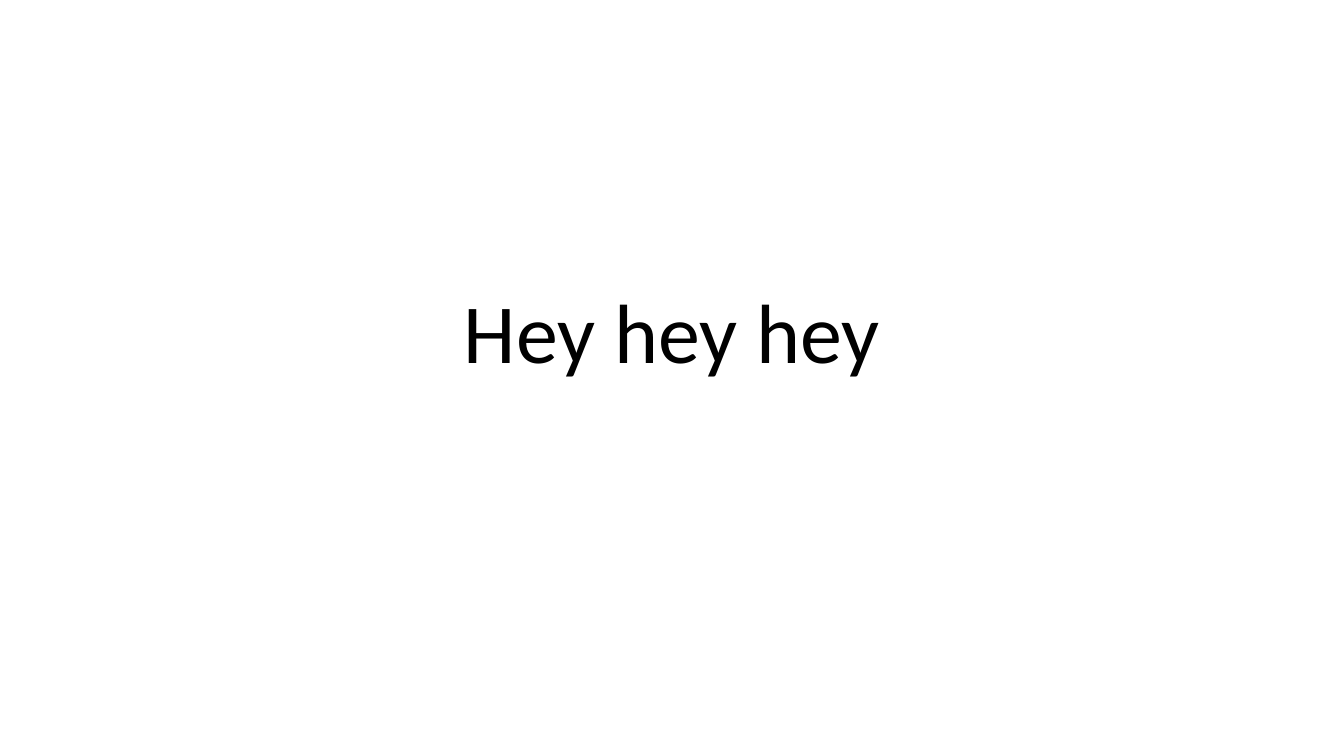
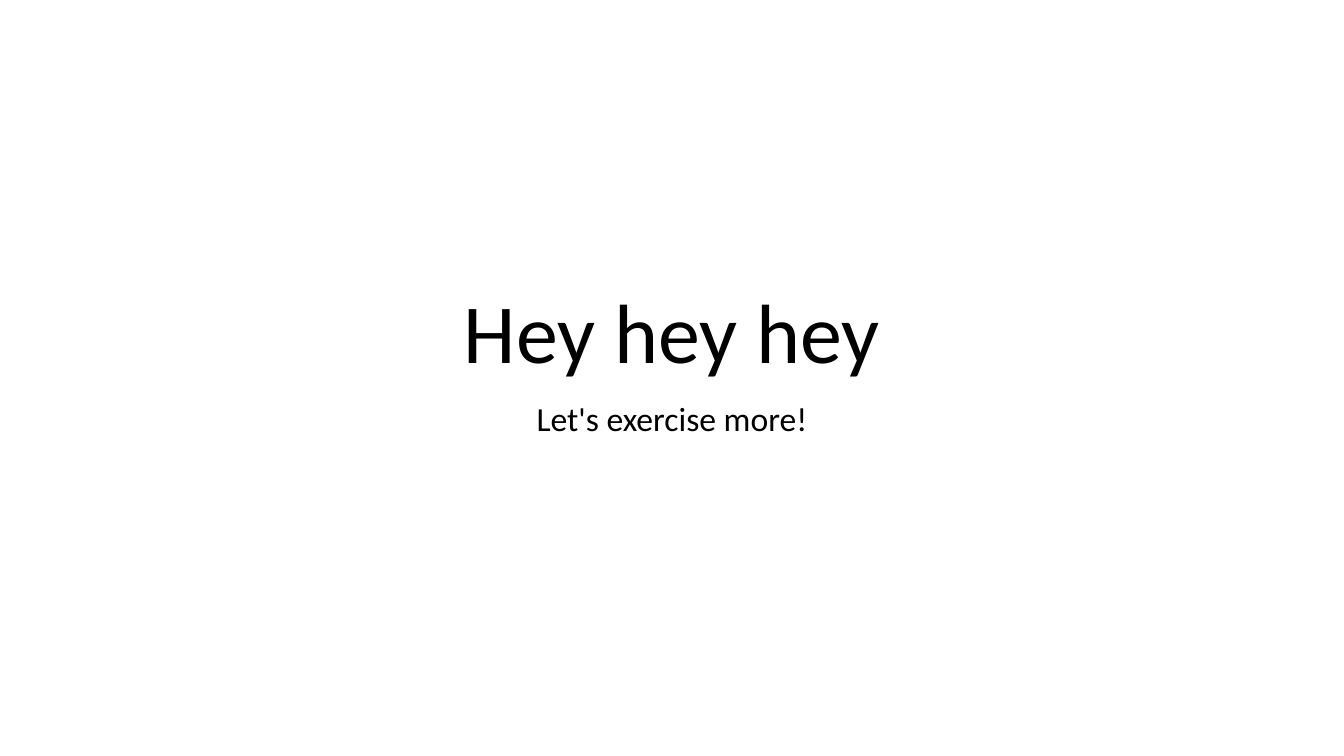
Before and after one commit to zhannalialko/exercise, a slide deck: slide 1 of power exercise.pptx. Drawn at 1344x756 pixels with LibreOffice and Linux fonts; fonts in the diff are those of the drawing. Boxes give left, top, right and bottom in pixels: in the first picture for what was removed or moved away, otherwise in the second. Text is boxed around its words. In the diff, an @@ line names an element or a change of style, - is before the commit and + after.

Commit message:
´changed the line in power point file

```diff
--- a/power exercise.pptx
+++ b/power exercise.pptx
@@ subtitle added at [537,408,807,432], 24 pt, text #000000 @@
+Let's exercise more!
```
